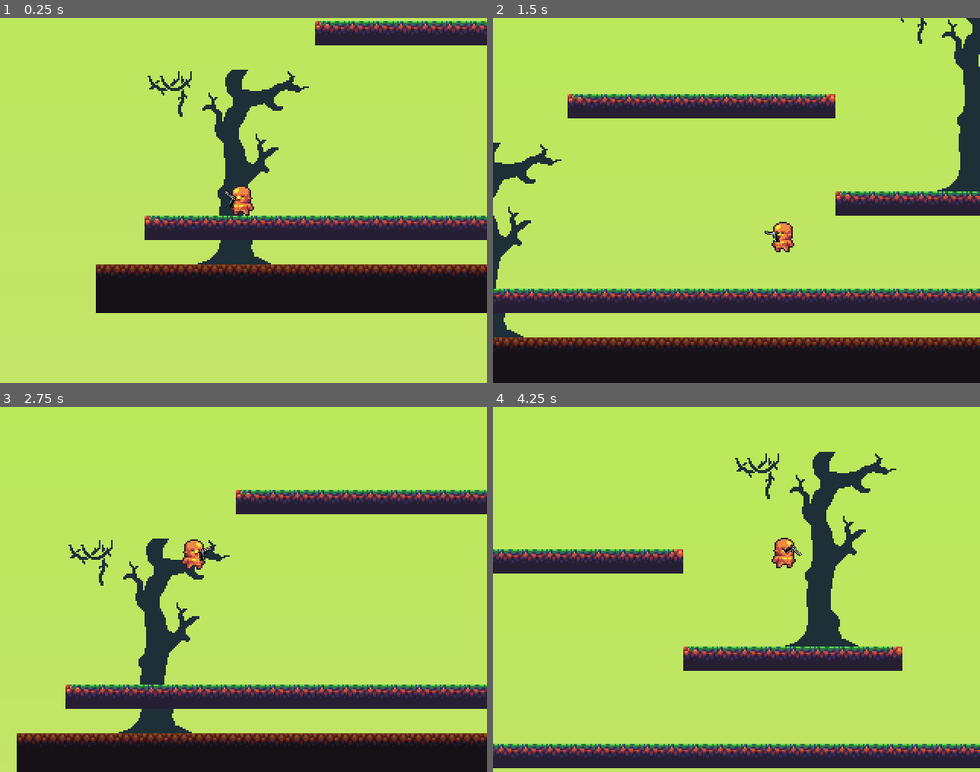
Above: before the commit, frames 1-4 (two rows, left to right).
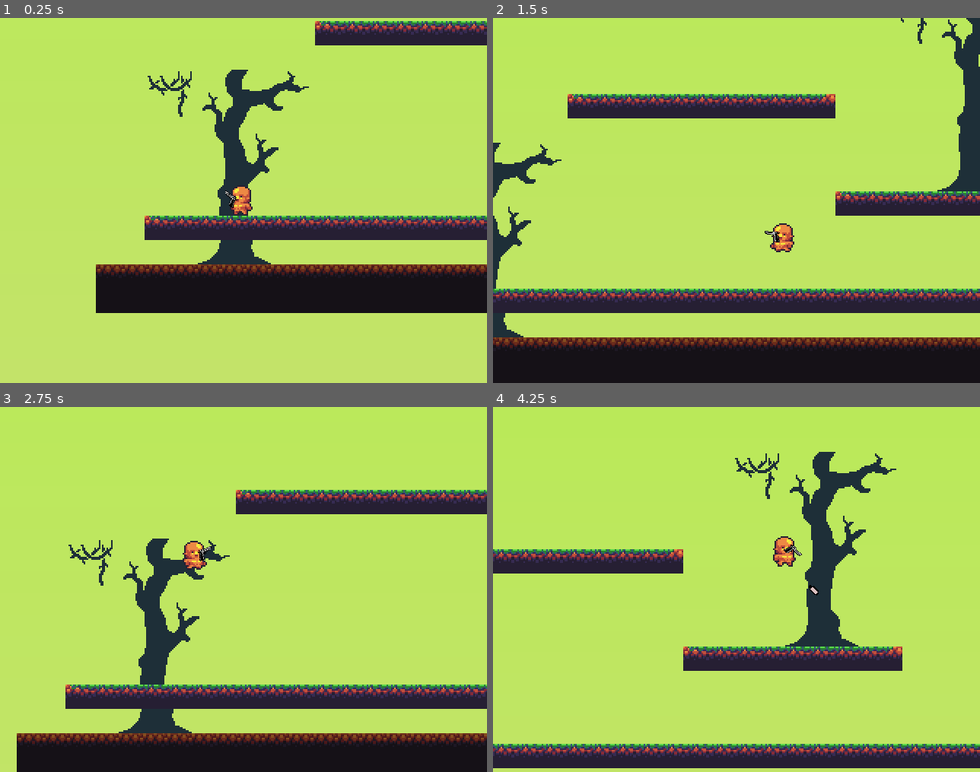
Above: after the commit, the same moments.

Repository: jellosubmarine/HackGame
Game: Godot game, scene res://Main.tscn
Two runs of this game, one before a commit and one after it. Both use one fixed random seed, a clock stepped at 60 frames per second and the inputs below.
Inputs (mouse positions are in pixels of both pictures, inside the frame that each line leads up to):
- Up to frame 1 (0.25 s): no input
- Up to frame 2 (1.5 s): move the mouse to (843, 182) at 0.52 s; press the mouse at (843, 182) at 0.53 s; hold D (move_right) from 0.53 s (still down); tap Space (jump) at 0.77, 0.8, 1.07, 1.35 s; move the mouse to (639, 218) at 1.27 s; release the mouse at (639, 218) at 1.28 s
- Up to frame 3 (2.75 s): tap Space (jump) at 1.52, 1.82, 2.3 s; click (146, 607) at 1.55 s; move the mouse to (292, 509) at 2.02 s; release D (move_right) at 2.03 s; hold A (move_left) from 2.03 s (still down); hold Shift (modify_action) from 2.03 s (still down)
- Up to frame 4 (4.25 s): move the mouse to (712, 662) at 2.77 s; release A (move_left) at 2.78 s; release Shift (modify_action) at 2.78 s; hold D (move_right) from 2.78 s (still down); click (712, 662) at 2.85 s; tap Space (jump) at 3.02, 3.32, 3.77, 3.8, 4.07 s; move the mouse to (882, 644) at 3.52 s; press the mouse at (882, 644) at 3.53 s

The runs differ from the first frame. In frame 1, less than 0.1% of the frame differs, in the area x 48-53%, y 48-55%; in frame 2, 0.2%; in frame 3, 0.2%; in frame 4, 0.2%, in the area x 57-67%, y 35-52%.

Commit message:
Bullets flying

Diff:
--- /dev/null
+++ b/Bullet.tscn
@@ -0,0 +1,7 @@
+[gd_scene load_steps=2 format=2]
+
+[ext_resource path="res://MyBullet.tscn" type="PackedScene" id=1]
+
+[node name="Bullet" type="Node2D"]
+
+[node name="Bullet" parent="." instance=ExtResource( 1 )]
--- /dev/null
+++ b/Gun.gd
@@ -0,0 +1,18 @@
+extends Area2D
+
+export var bullet_speed = 1000
+export var fire_rate = 0.2
+
+var bullet = preload("res://MyBullet.tscn")
+var can_fire = true
+
+func _process(delta):
+	if Input.is_action_pressed("shoot") and can_fire:
+		var bullet_instance = bullet.instance()
+		bullet_instance.position = $Bulletpoint.get_global_position()
+		bullet_instance.rotation = rotation
+		bullet_instance.apply_impulse(Vector2(), Vector2(bullet_speed,0).rotated(rotation))
+		get_tree().get_root().add_child(bullet_instance)
+		can_fire = false
+		yield(get_tree().create_timer(fire_rate), "timeout")
+		can_fire = true
--- /dev/null
+++ b/Gun.tscn
@@ -0,0 +1,36 @@
+[gd_scene load_steps=4 format=2]
+
+[ext_resource path="res://Gun.gd" type="Script" id=1]
+[ext_resource path="res://art/pistol.png" type="Texture" id=2]
+
+[sub_resource type="CircleShape2D" id=19]
+radius = 6.08276
+
+[node name="Gun" type="Area2D"]
+position = Vector2( 7, 4 )
+script = ExtResource( 1 )
+__meta__ = {
+"_edit_lock_": true
+}
+
+[node name="Sprite" type="Sprite" parent="."]
+scale = Vector2( 0.354167, 0.354167 )
+texture = ExtResource( 2 )
+__meta__ = {
+"_edit_lock_": true
+}
+
+[node name="CollisionShape2D" type="CollisionShape2D" parent="."]
+visible = false
+position = Vector2( 0, 1 )
+shape = SubResource( 19 )
+__meta__ = {
+"_edit_lock_": true
+}
+
+[node name="Bulletpoint" type="Node2D" parent="."]
+visible = false
+position = Vector2( 6, -1 )
+__meta__ = {
+"_edit_lock_": true
+}
--- a/Main.tscn
+++ b/Main.tscn
@@ -1,9 +1,7 @@
-[gd_scene load_steps=25 format=2]
+[gd_scene load_steps=12 format=2]
 
-[ext_resource path="res://art/characters.png" type="Texture" id=1]
+[ext_resource path="res://Player.tscn" type="PackedScene" id=1]
 [ext_resource path="res://art/sheet.png" type="Texture" id=2]
-[ext_resource path="res://Player.gd" type="Script" id=3]
-[ext_resource path="res://art/pistol.png" type="Texture" id=4]
 [ext_resource path="res://Main.gd" type="Script" id=5]
 
 [sub_resource type="Gradient" id=16]
@@ -119,57 +117,6 @@
 } ]
 2/z_index = 0
 
-[sub_resource type="AtlasTexture" id=3]
-atlas = ExtResource( 1 )
-region = Rect2( 128, 0, 32, 32 )
-
-[sub_resource type="AtlasTexture" id=4]
-atlas = ExtResource( 1 )
-region = Rect2( 160, 0, 32, 32 )
-
-[sub_resource type="AtlasTexture" id=5]
-atlas = ExtResource( 1 )
-region = Rect2( 192, 0, 32, 32 )
-
-[sub_resource type="AtlasTexture" id=6]
-atlas = ExtResource( 1 )
-region = Rect2( 224, 0, 32, 32 )
-
-[sub_resource type="AtlasTexture" id=7]
-atlas = ExtResource( 1 )
-region = Rect2( 0, 0, 32, 32 )
-
-[sub_resource type="AtlasTexture" id=8]
-atlas = ExtResource( 1 )
-region = Rect2( 32, 0, 32, 32 )
-
-[sub_resource type="AtlasTexture" id=9]
-atlas = ExtResource( 1 )
-region = Rect2( 64, 0, 32, 32 )
-
-[sub_resource type="AtlasTexture" id=10]
-atlas = ExtResource( 1 )
-region = Rect2( 96, 0, 32, 32 )
-
-[sub_resource type="SpriteFrames" id=11]
-animations = [ {
-"frames": [ SubResource( 3 ), SubResource( 4 ), SubResource( 5 ), SubResource( 6 ) ],
-"loop": true,
-"name": "jump",
-"speed": 5.0
-}, {
-"frames": [ SubResource( 7 ), SubResource( 8 ), SubResource( 9 ), SubResource( 10 ) ],
-"loop": true,
-"name": "walk",
-"speed": 5.0
-} ]
-
-[sub_resource type="RectangleShape2D" id=12]
-extents = Vector2( 7.5, 10 )
-
-[sub_resource type="CircleShape2D" id=19]
-radius = 6.08276
-
 [node name="Main" type="Node2D"]
 script = ExtResource( 5 )
 __meta__ = {
@@ -203,54 +150,4 @@
 format = 1
 tile_data = PoolIntArray( 1179657, 1, 0, 1179658, 0, 0, 1179659, 0, 0, 1179660, 0, 0, 1179661, 0, 0, 1179662, 0, 0, 117 …(732 unchanged characters)…
 
-[node name="Player" type="KinematicBody2D" parent="."]
-position = Vector2( 96, 400 )
-script = ExtResource( 3 )
-
-[node name="PlayerAnimation" type="AnimatedSprite" parent="Player"]
-frames = SubResource( 11 )
-animation = "walk"
-frame = 1
-playing = true
-__meta__ = {
-"_edit_lock_": true
-}
-
-[node name="PlayerCollision" type="CollisionShape2D" parent="Player"]
-visible = false
-position = Vector2( 0.5, 6 )
-shape = SubResource( 12 )
-__meta__ = {
-"_edit_lock_": true
-}
-
-[node name="PlayerCamera" type="Camera2D" parent="Player"]
-position = Vector2( 1, 6 )
-current = true
-zoom = Vector2( 0.5, 0.5 )
-drag_margin_h_enabled = true
-drag_margin_v_enabled = true
-__meta__ = {
-"_edit_lock_": true
-}
-
-[node name="Gun" type="Area2D" parent="Player"]
-position = Vector2( 7, 4 )
-__meta__ = {
-"_edit_lock_": true
-}
-
-[node name="Sprite" type="Sprite" parent="Player/Gun"]
-scale = Vector2( 0.354167, 0.354167 )
-texture = ExtResource( 4 )
-__meta__ = {
-"_edit_lock_": true
-}
-
-[node name="CollisionShape2D" type="CollisionShape2D" parent="Player/Gun"]
-visible = false
-position = Vector2( 0, 1 )
-shape = SubResource( 19 )
-__meta__ = {
-"_edit_lock_": true
-}
+[node name="Player" parent="." instance=ExtResource( 1 )]
--- /dev/null
+++ b/MyBullet.gd
@@ -0,0 +1,21 @@
+extends RigidBody2D
+
+
+# Declare member variables here. Examples:
+# var a = 2
+# var b = "text"
+
+
+# Called when the node enters the scene tree for the first time.
+func _ready():
+	pass # Replace with function body.
+
+
+# Called every frame. 'delta' is the elapsed time since the previous frame.
+#func _process(delta):
+#	pass
+
+
+func _on_Bullet_body_entered(body):
+	if !body.is_in_group("player"):
+		queue_free()
--- /dev/null
+++ b/MyBullet.tscn
@@ -0,0 +1,24 @@
+[gd_scene load_steps=4 format=2]
+
+[ext_resource path="res://art/bullet.png" type="Texture" id=1]
+[ext_resource path="res://MyBullet.gd" type="Script" id=2]
+
+[sub_resource type="CapsuleShape2D" id=1]
+radius = 2.0
+height = 4.0
+
+[node name="Bullet" type="RigidBody2D"]
+contacts_reported = 1
+contact_monitor = true
+script = ExtResource( 2 )
+
+[node name="Sprite" type="Sprite" parent="."]
+position = Vector2( 6, 0 )
+texture = ExtResource( 1 )
+
+[node name="CollisionShape2D" type="CollisionShape2D" parent="."]
+position = Vector2( 4, 0 )
+rotation = 1.5708
+shape = SubResource( 1 )
+
+[connection signal="body_entered" from="." to="." method="_on_Bullet_body_entered"]
--- a/Player.gd
+++ b/Player.gd
@@ -29,17 +29,6 @@
 	if left:
 		velocity.x -= walk_speed*run_multiplier
 
-#	if Input.is_action_just_pressed("move_left"):
-#		$PlayerAnimation.set_flip_h(true)
-#		$Gun.position.x = -initialPos.x
-#		$Gun.transform *= Transform2D.FLIP_Y
-#
-#
-#	elif Input.is_action_just_pressed("move_right"):
-#		$PlayerAnimation.set_flip_h(false)
-#		$Gun.position.x = initialPos.x
-#		$Gun.transform = initialTf
-
 func _physics_process(delta):
 	get_input()
 	velocity.y += GRAVITY * delta
@@ -60,14 +49,21 @@
 		$Gun.transform = initialTf
 		$Gun.position.x = -initialPos.x
 		$Gun.transform *= Transform2D.FLIP_Y
-#		if rotation > 0:
-#			rotation = clamp(rotation, PI/2, PI)
-#		else:
-#			rotation = clamp(rotation, -PI, -PI/2)
-#	else:
-#		rotation = clamp(rotation, -PI/2, PI/2)
-#	print(rotation)
+
 	$Gun.rotation = rotation
 
 	# Animation
-#	if velocity.x
+	if abs(velocity.x) > 0 and velocity.y == 0:
+		$PlayerAnimation.play("walk")
+	elif velocity.x == 0 and velocity.y == 0:
+		$PlayerAnimation.play("walk")
+		$PlayerAnimation.frame = 0
+		$PlayerAnimation.stop()
+	if velocity.y < 0:
+		$PlayerAnimation.play("jump")
+		$PlayerAnimation.frame = 2
+		$PlayerAnimation.stop()
+	if velocity.y > 0:
+		$PlayerAnimation.play("jump")
+		$PlayerAnimation.frame = 3
+		$PlayerAnimation.stop()
--- /dev/null
+++ b/Player.tscn
@@ -0,0 +1,84 @@
+[gd_scene load_steps=14 format=2]
+
+[ext_resource path="res://Player.gd" type="Script" id=1]
+[ext_resource path="res://art/characters.png" type="Texture" id=3]
+[ext_resource path="res://Gun.tscn" type="PackedScene" id=4]
+
+[sub_resource type="AtlasTexture" id=3]
+atlas = ExtResource( 3 )
+region = Rect2( 128, 0, 32, 32 )
+
+[sub_resource type="AtlasTexture" id=4]
+atlas = ExtResource( 3 )
+region = Rect2( 160, 0, 32, 32 )
+
+[sub_resource type="AtlasTexture" id=5]
+atlas = ExtResource( 3 )
+region = Rect2( 192, 0, 32, 32 )
+
+[sub_resource type="AtlasTexture" id=6]
+atlas = ExtResource( 3 )
+region = Rect2( 224, 0, 32, 32 )
+
+[sub_resource type="AtlasTexture" id=7]
+atlas = ExtResource( 3 )
+region = Rect2( 0, 0, 32, 32 )
+
+[sub_resource type="AtlasTexture" id=8]
+atlas = ExtResource( 3 )
+region = Rect2( 32, 0, 32, 32 )
+
+[sub_resource type="AtlasTexture" id=9]
+atlas = ExtResource( 3 )
+region = Rect2( 64, 0, 32, 32 )
+
+[sub_resource type="AtlasTexture" id=10]
+atlas = ExtResource( 3 )
+region = Rect2( 96, 0, 32, 32 )
+
+[sub_resource type="SpriteFrames" id=11]
+animations = [ {
+"frames": [ SubResource( 3 ), SubResource( 4 ), SubResource( 5 ), SubResource( 6 ) ],
+"loop": true,
+"name": "jump",
+"speed": 5.0
+}, {
+"frames": [ SubResource( 7 ), SubResource( 8 ), SubResource( 9 ), SubResource( 10 ) ],
+"loop": true,
+"name": "walk",
+"speed": 5.0
+} ]
+
+[sub_resource type="RectangleShape2D" id=12]
+extents = Vector2( 7.5, 10 )
+
+[node name="Player" type="KinematicBody2D" groups=["player"]]
+position = Vector2( 96, 400 )
+script = ExtResource( 1 )
+
+[node name="PlayerAnimation" type="AnimatedSprite" parent="."]
+frames = SubResource( 11 )
+animation = "walk"
+__meta__ = {
+"_edit_lock_": true
+}
+
+[node name="PlayerCollision" type="CollisionShape2D" parent="."]
+visible = false
+position = Vector2( 0.5, 6 )
+shape = SubResource( 12 )
+__meta__ = {
+"_edit_lock_": true
+}
+
+[node name="PlayerCamera" type="Camera2D" parent="."]
+position = Vector2( 1, 6 )
+current = true
+zoom = Vector2( 0.5, 0.5 )
+drag_margin_h_enabled = true
+drag_margin_v_enabled = true
+__meta__ = {
+"_edit_lock_": true
+}
+
+[node name="Gun" parent="." instance=ExtResource( 4 )]
Binary file added: art/bullet.png
Not shown, added: art/bullet.png.import
